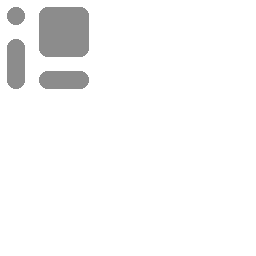
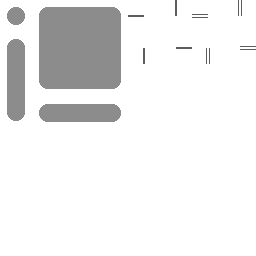
The second 256x256 image is a revision of the first. Changes to its layers:
painted on "Background" over left=7, top=0, right=256, bottom=122
